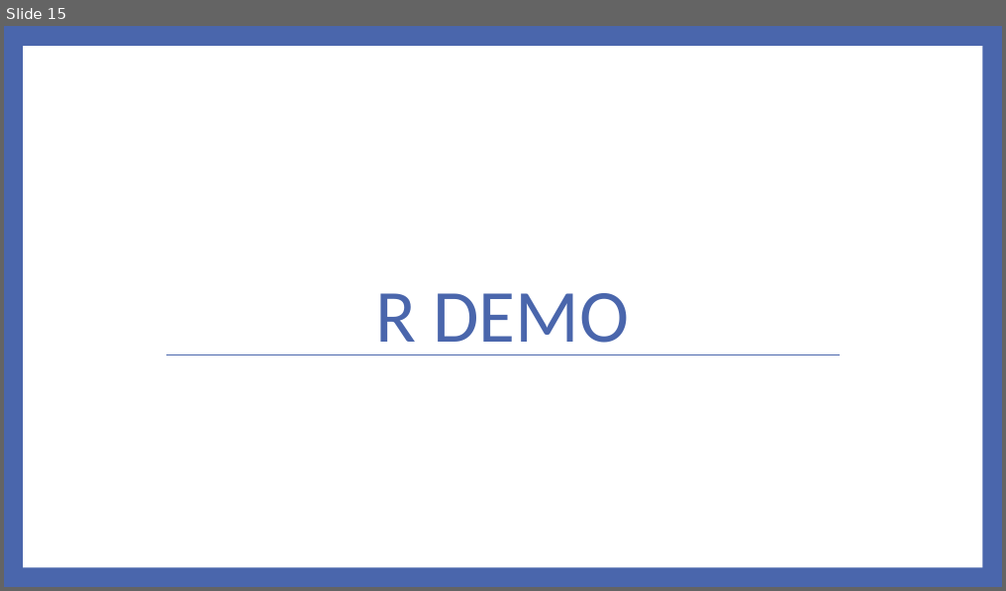
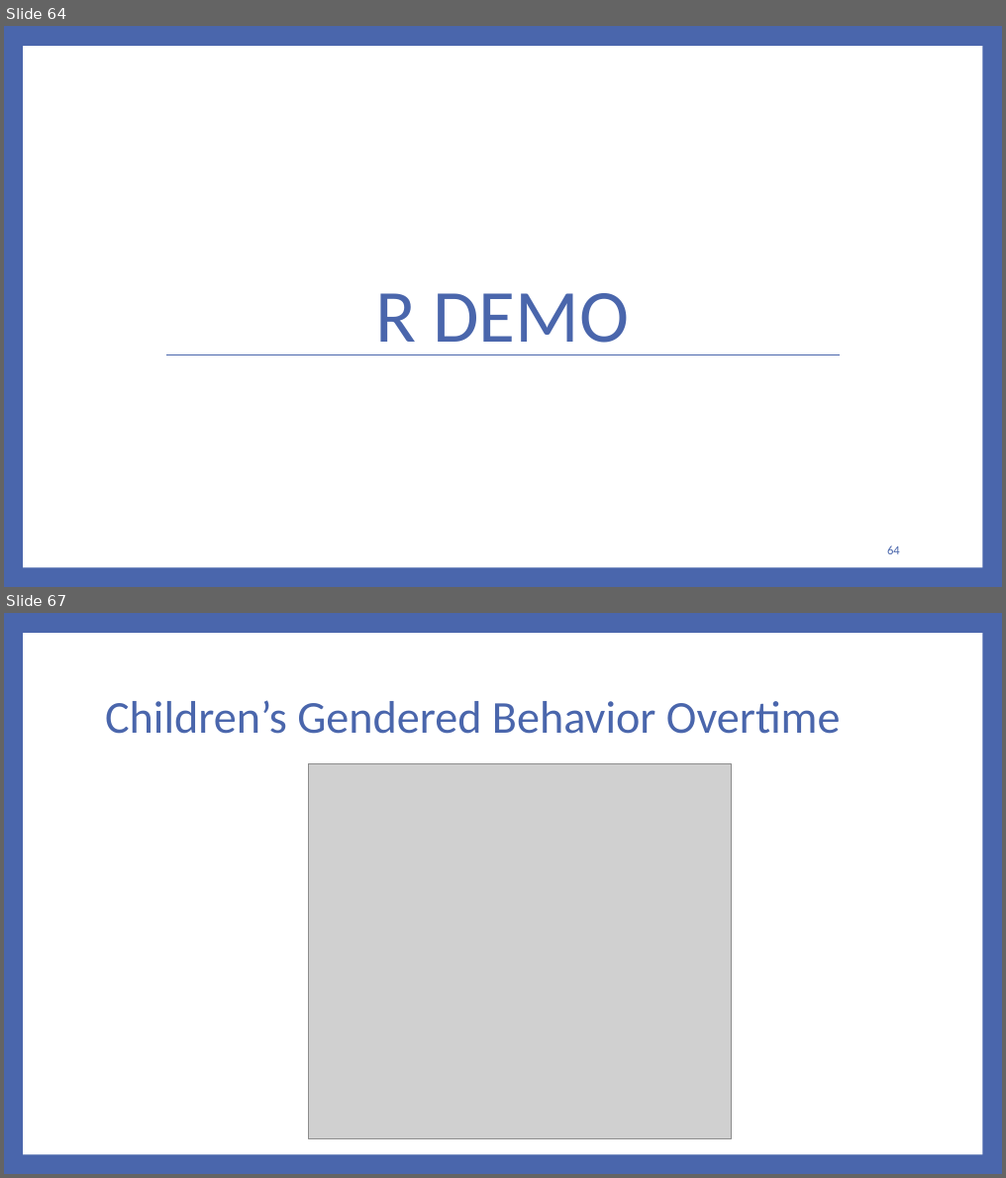
Before and after one commit to RandiLGarcia/2day-dyad-workshop, a slide deck: Day 2/Lecture Slides/Day 2 Slides.pptx. Shown one above the other, each under a label of ours: slide 15 before the commit, slides 64 and 67 after it; the slides between them are not shown. The pictures are 1006x591 and 1006x1178 pixels, drawn with LibreOffice and Linux fonts; fonts in the diff are those of the drawing; grey boxes stand for pictures. Boxes give left, top, right and bottom in pixels: in the first picture for what was removed or moved away, otherwise in the second. Text is boxed around its words. In the diff, an @@ line names an element or a change of style, - is before the commit and + after.

```diff
--- a/Day 2/Lecture Slides/Day 2 Slides.pptx
+++ b/Day 2/Lecture Slides/Day 2 Slides.pptx
@@ slide 67 added at box(4, 613, 1002, 1174), background #4A66AC; not listed: 1 template element that a slide beside it also shows @@
@@ title added at box(105, 700, 841, 734), 44 pt, text #4A66AC @@
+Children’s Gendered Behavior Overtime
@@ picture added at box(309, 764, 731, 1140) @@
@@ what was slide 15 is now slide 64 @@
@@ slide 64 changed as well @@
@@ page number added at box(887, 546, 900, 555), 12 pt, text #4A66AC @@
+64
```
Also in this commit, not shown: 5 other slides changed, 14 other slides added, 4 slides removed, 47 other files.
